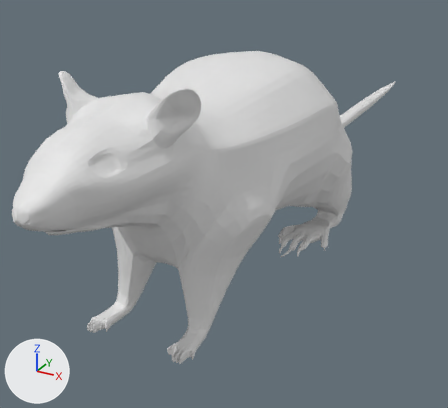
The Blender file rat/RAT 2.0.blend, before and after one commit.
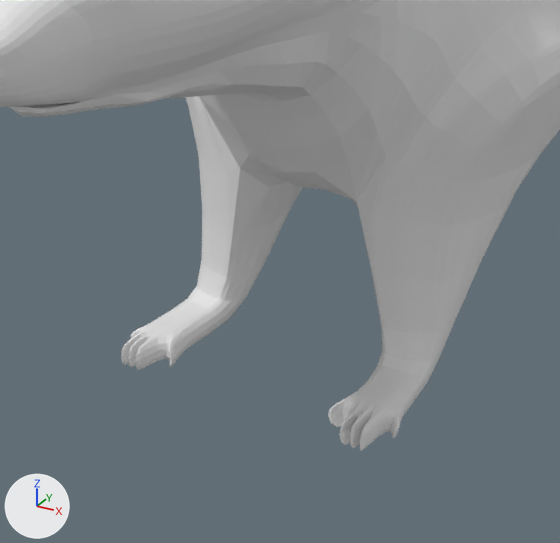
Each version appears first whole from a 50 mm camera at (2.52, -4.5, 2.12) aimed at (-0.58, 1.13, -0.69), and next in a close-up on the part from 9% to 57% of the width and 47% to 98% of the height. Arrows for +X, +Y and +Z are at lower left; the lights stay in place.

Names of what the first close-up shows: 'RAT'.
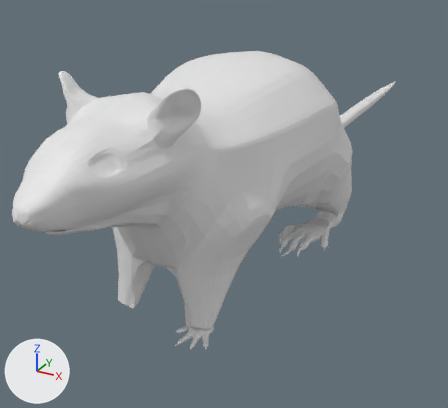
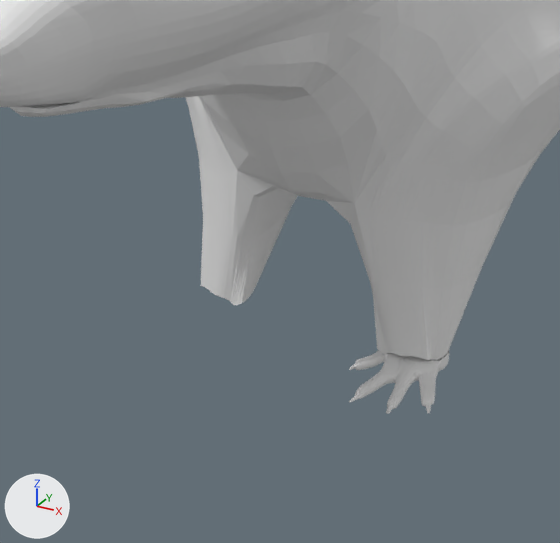
Commit message: rat before front connection

What changed in the scene script:
```text
Change me_cube_001:
    used by ob_rat; location = (0.0, 1.146, 0.094)
    remove me_cube_001.from_pydata(...)  # 1246 vertices, 1179 faces; spans x -0.02..0.95, y -3.46..4.97, z -0.93..1.17
    add me_cube_001.from_pydata(...)  # 1165 vertices, 1087 faces; spans x -0.02..0.95, y -3.46..4.97, z -0.93..1.17
    me_cube_001 part 1
    106 vertices are removed from x 0.27..0.5, y -2.55..-2.01, z -0.93..-0.81
    117 faces are deleted
    2 vertices move from x 0.26..0.3, y -2.17..-2.11, z -0.81 to x 0.19, y -2.13..-2.06, z -0.35..-0.34
    25 vertices are added at x 0.0..0.47, y -2.18..-1.99, z -0.85..-0.34
    25 new faces join them
Add me_cube_003:
    me_cube_003.from_pydata(...)  # 216 vertices, 205 faces; spans x -0.372..0.373, y -0.222..0.762, z -0.078..0.08
Add ob_cube:
    ob_cube = bpy.data.objects.new('Cube', me_cube_003)
    ob_cube.location = (0.36, -0.935, -0.763)
    ob_cube.rotation_euler = (9.425, 0.0, 0.0944)  # degrees (180, 0, 5.4)
    ob_cube.scale = (0.433, 0.433, 0.433)
    _m = ob_cube.modifiers.new('Subdivision', 'SUBSURF')
```

Where the change shows, as pixel boxes (x1, y1, x2, y2) in the close-ups (560 x 543 px):
'RAT', reshaped: before (0, 0, 560, 451); after (0, 0, 560, 360)
'Cube', added: after (349, 350, 449, 414)
part 1 of me_cube_001, cut back: before (121, 155, 516, 451); after (198, 155, 517, 360)
